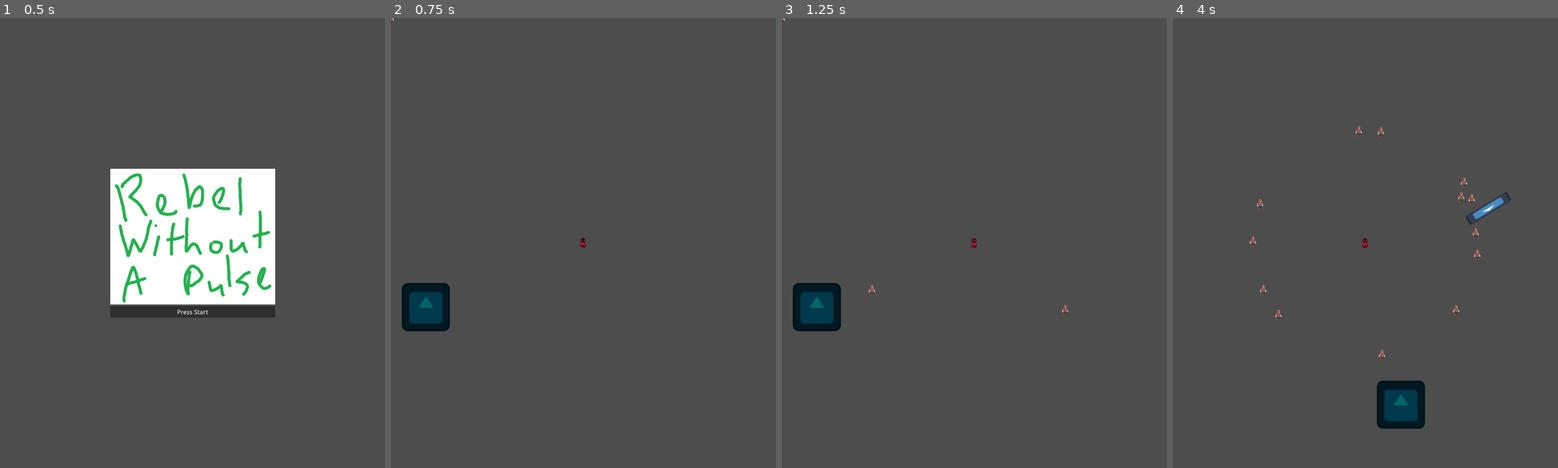
Above: before the commit, frames 1-4 (left to right).
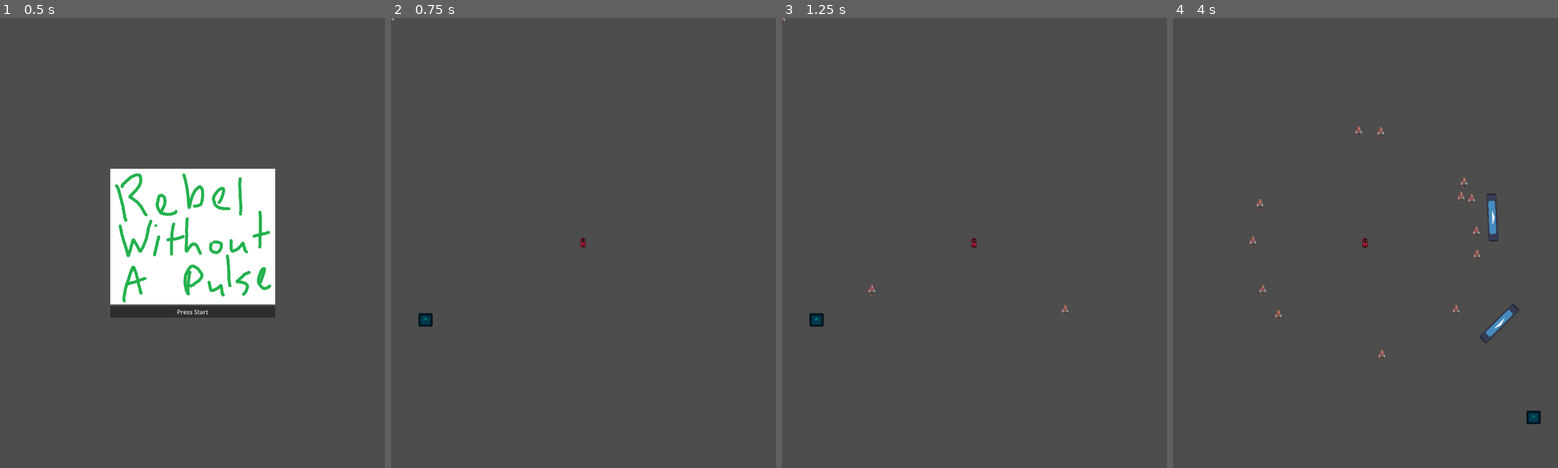
Above: after the commit, the same moments.

Repository: TyGuy54/GMTK-Jam
Game: Godot game, scene res://Scenes/title_screen.tscn
The game is run twice, just before and just after one commit, with the same random seed, the same clock (stepped at 60 frames per second) and the same inputs. The engine's default icon, where the game draws it, is replaced by a stand-in: a white triangle on a blue panel in a dark square.
Inputs:
- Up to frame 1 (0.5 s): no input
- Up to frame 2 (0.75 s): click "Press Start" at 0.5 s
- Up to frame 3 (1.25 s): no input
- Up to frame 4 (4 s): hold Right (ui_right) 1.28-2.03 s; hold Down (ui_down) 2.03-2.78 s; hold Right (ui_right) 2.78-3.53 s; hold Up (ui_up) from 3.53 s (still down)

Frame 1 is identical in both runs. In frame 2, 1.3% of the frame differs, in the area x 2-16%, y 58-70%; in frame 3, 1.3%; in frame 4, 1.9%, in the area x 22-96%, y 38-92%.

Commit message:
player size change

Diff:
--- a/Scenes/Nector/Nector.tscn
+++ b/Scenes/Nector/Nector.tscn
@@ -6,6 +6,57 @@
 
 [sub_resource type="RectangleShape2D" id="RectangleShape2D_petkr"]
 size = Vector2(64.4375, 66.75)
+
+[sub_resource type="Animation" id="Animation_6xy87"]
+length = 0.001
+tracks/0/type = "value"
+tracks/0/imported = false
+tracks/0/enabled = true
+tracks/0/path = NodePath("Sprite2D:texture")
+tracks/0/interp = 1
+tracks/0/loop_wrap = true
+tracks/0/keys = {
+"times": PackedFloat32Array(0),
+"transitions": PackedFloat32Array(1),
+"update": 1,
+"values": [ExtResource("3_gy8he")]
+}
+tracks/1/type = "value"
+tracks/1/imported = false
+tracks/1/enabled = true
+tracks/1/path = NodePath("Sprite2D:hframes")
+tracks/1/interp = 1
+tracks/1/loop_wrap = true
+tracks/1/keys = {
+"times": PackedFloat32Array(0),
+"transitions": PackedFloat32Array(1),
+"update": 1,
+"values": [8]
+}
+tracks/2/type = "value"
+tracks/2/imported = false
+tracks/2/enabled = true
+tracks/2/path = NodePath("Sprite2D:vframes")
+tracks/2/interp = 1
+tracks/2/loop_wrap = true
+tracks/2/keys = {
+"times": PackedFloat32Array(0),
+"transitions": PackedFloat32Array(1),
+"update": 1,
+"values": [8]
+}
+tracks/3/type = "value"
+tracks/3/imported = false
+tracks/3/enabled = true
+tracks/3/path = NodePath("Sprite2D:frame")
+tracks/3/interp = 1
+tracks/3/loop_wrap = true
+tracks/3/keys = {
+"times": PackedFloat32Array(0),
+"transitions": PackedFloat32Array(1),
+"update": 1,
+"values": [0]
+}
 
 [sub_resource type="Animation" id="Animation_dpjy7"]
 resource_name = "little_dude"
@@ -59,57 +110,6 @@
 "values": [0, 1]
 }
 
-[sub_resource type="Animation" id="Animation_6xy87"]
-length = 0.001
-tracks/0/type = "value"
-tracks/0/imported = false
-tracks/0/enabled = true
-tracks/0/path = NodePath("Sprite2D:texture")
-tracks/0/interp = 1
-tracks/0/loop_wrap = true
-tracks/0/keys = {
-"times": PackedFloat32Array(0),
-"transitions": PackedFloat32Array(1),
-"update": 1,
-"values": [ExtResource("3_gy8he")]
-}
-tracks/1/type = "value"
-tracks/1/imported = false
-tracks/1/enabled = true
-tracks/1/path = NodePath("Sprite2D:hframes")
-tracks/1/interp = 1
-tracks/1/loop_wrap = true
-tracks/1/keys = {
-"times": PackedFloat32Array(0),
-"transitions": PackedFloat32Array(1),
-"update": 1,
-"values": [8]
-}
-tracks/2/type = "value"
-tracks/2/imported = false
-tracks/2/enabled = true
-tracks/2/path = NodePath("Sprite2D:vframes")
-tracks/2/interp = 1
-tracks/2/loop_wrap = true
-tracks/2/keys = {
-"times": PackedFloat32Array(0),
-"transitions": PackedFloat32Array(1),
-"update": 1,
-"values": [8]
-}
-tracks/3/type = "value"
-tracks/3/imported = false
-tracks/3/enabled = true
-tracks/3/path = NodePath("Sprite2D:frame")
-tracks/3/interp = 1
-tracks/3/loop_wrap = true
-tracks/3/keys = {
-"times": PackedFloat32Array(0),
-"transitions": PackedFloat32Array(1),
-"update": 1,
-"values": [0]
-}
-
 [sub_resource type="AnimationLibrary" id="AnimationLibrary_dw86i"]
 _data = {
 "RESET": SubResource("Animation_6xy87"),
--- a/Scenes/Protags/player.tscn
+++ b/Scenes/Protags/player.tscn
@@ -4,7 +4,7 @@
 [ext_resource type="Texture2D" uid="uid://dcjs4cx8wak85" path="res://icon.svg" id="1_gpyem"]
 
 [sub_resource type="RectangleShape2D" id="RectangleShape2D_v4e0i"]
-size = Vector2(126, 126)
+size = Vector2(42.25, 36)
 
 [node name="Player" type="CharacterBody2D" groups=["player"]]
 script = ExtResource("1_8l274")
@@ -14,7 +14,10 @@
 
 [node name="Sprite2D" type="Sprite2D" parent="."]
 modulate = Color(0, 0.403922, 0.407843, 1)
+position = Vector2(-1, 34)
+scale = Vector2(0.296875, 0.285156)
 texture = ExtResource("1_gpyem")
 
 [node name="CollisionShape2D" type="CollisionShape2D" parent="."]
+position = Vector2(-2, 34)
 shape = SubResource("RectangleShape2D_v4e0i")
--- a/Scenes/main.tscn
+++ b/Scenes/main.tscn
@@ -11,12 +11,6 @@
 
 [node name="necto" parent="." instance=ExtResource("1_0b3ls")]
 position = Vector2(199, 425)
-cooldown = 0.75
-health = 0
-attack = 0
-defense = 0
-acceleration = 0.0
-friction = 0.0
 
 [node name="Player" parent="." instance=ExtResource("2_w0ing")]
 position = Vector2(93, 771)
Not shown: 1 places in Scenes/main.tscn that only renumber resources
